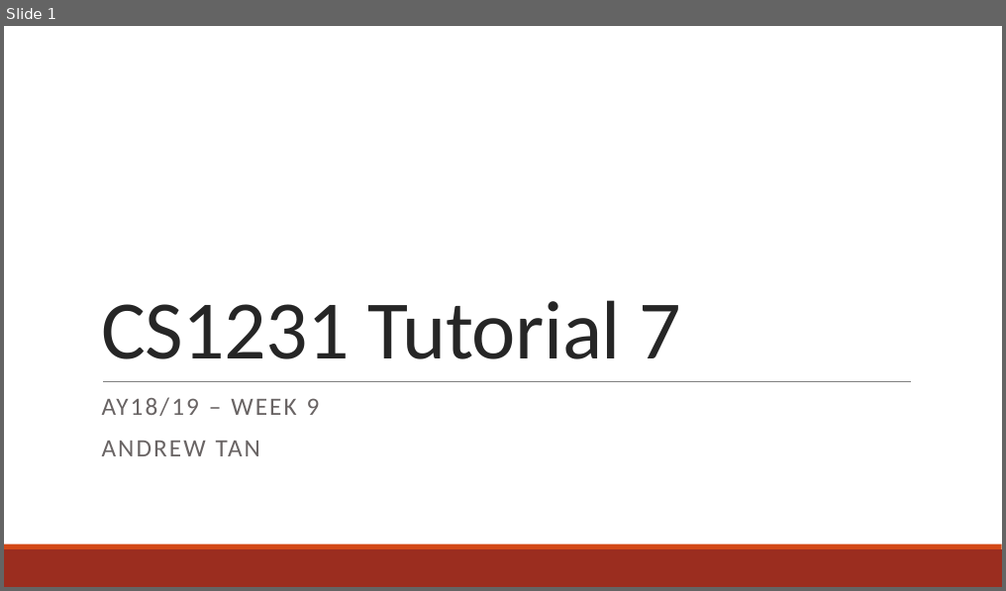
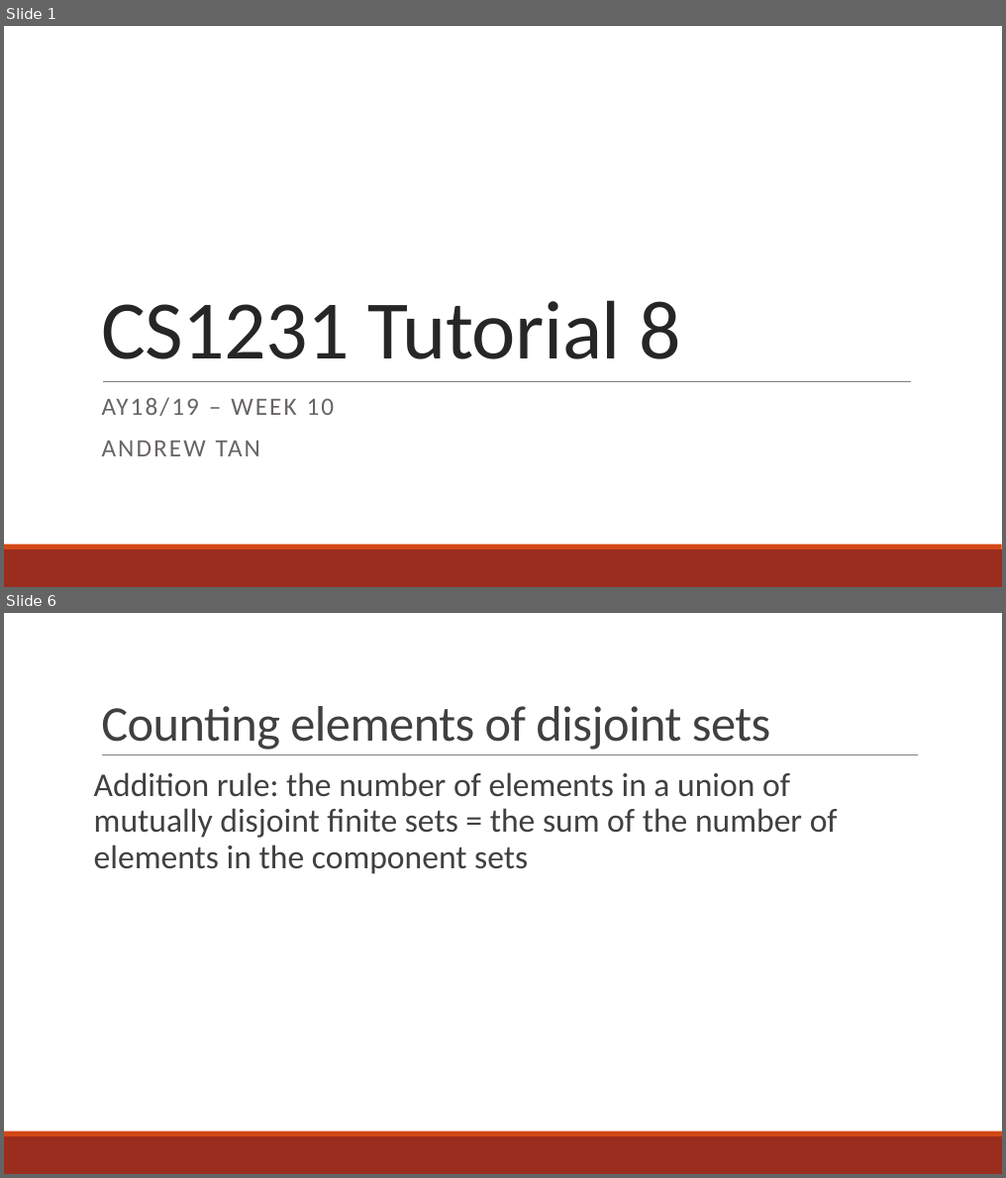
Before and after one commit to andrewtanJS/CS1231-AY18-19, a slide deck: Tutorial 8/Tutorial 8 - Counting and Probability.pptx. Shown one above the other, each under a label of ours: slide 1 before the commit, slides 1 and 6 after it; the slides between them are not shown. The pictures are 1006x591 and 1006x1178 pixels, drawn with LibreOffice and Linux fonts; fonts in the diff are those of the drawing. Boxes give left, top, right and bottom in pixels: in the first picture for what was removed or moved away, otherwise in the second. Text is boxed around its words. In the diff, an @@ line names an element or a change of style, - is before the commit and + after.

Commit message:
Add week 10 slides

```diff
--- a/Tutorial 8/Tutorial 8 - Counting and Probability.pptx
+++ b/Tutorial 8/Tutorial 8 - Counting and Probability.pptx
@@ slide 6 added at (4, 613, 1002, 1174), background #FFFFFF; not listed: 2 template elements that a slide beside it also shows @@
@@ title added at (101, 706, 770, 750), 48 pt, text #404040 @@
+Counting elements of disjoint sets
@@ line added from (102, 756) to (918, 756), #808080 0.5 pt @@
@@ text added at (94, 772, 838, 874), 32 pt, text #404040 @@
+Addition rule: the number of elements in a union of mutually disjoint finite sets = the sum of the number of elements in the component sets
@@ slide 1 changed as well @@
@@ title at (101, 300, 681, 360): text changed @@
-CS1231 Tutorial 7
+CS1231 Tutorial 8
@@ subtitle at (102, 397, 335, 416): text changed @@
-AY18/19 – WEEK 9
+AY18/19 – WEEK 10
```
Also in this commit, not shown: 1 other slide changed, 5 other slides added, 2 slides removed, 1 other file.
